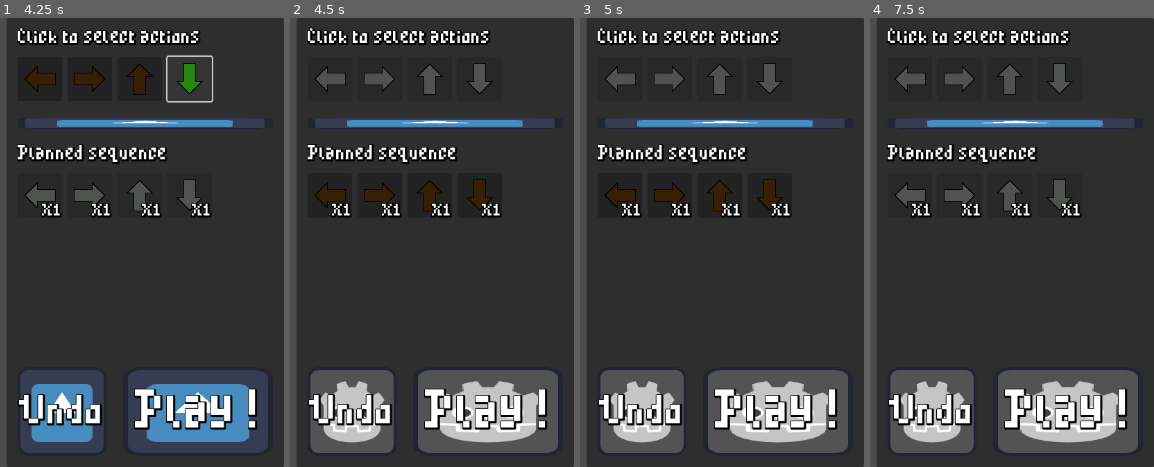
Above: before the commit, frames 1-4 (left to right).
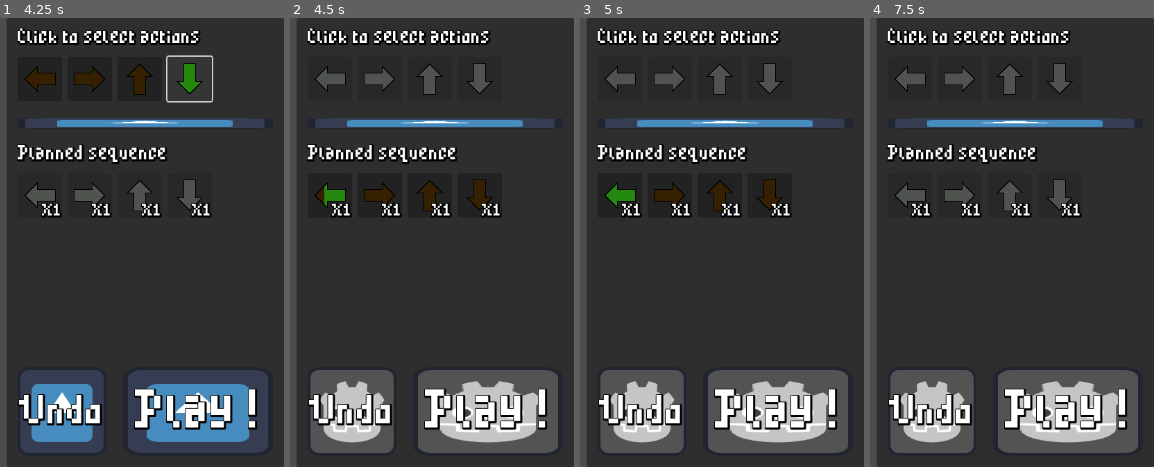
Above: after the commit, the same moments.

Repository: chrismeunier/EpicGameJam11
Game: Godot game, scene res://interface/controls.tscn
Two runs of this game, one before a commit and one after it. Both use one fixed random seed, a clock stepped at 60 frames per second and the inputs below. This scene is started directly instead of the project's main scene. The engine's default icon, where the game draws it, is replaced by a stand-in: a white triangle on a blue panel in a dark square.
Inputs (mouse positions are in pixels of both pictures, inside the frame that each line leads up to):
- Up to frame 1 (4.25 s): tap Enter at 0.5 s; move the mouse to (59, 220) at 0.52 s; hold D (Right) 0.53-1.25 s; tap 2 at 0.6 s; click "0" at 1.25 s; click "1" at 2 s; click "2" at 2.75 s; click "3" at 3.5 s
- Up to frame 2 (4.5 s): click "Play !" at 4.25 s
- Up to frame 3 (5 s): no input
- Up to frame 4 (7.5 s): tap Enter every 0.75 s from 5 to 7.25 s; move the mouse to (outside the picture) at 5.02 s; hold S (Down) 5.03-5.78 s; tap 2 at 5.1, 6.05, 6.8 s; move the mouse to (outside the picture) at 5.77 s; hold D (Right) 5.78-6.53 s; hold Shift 5.78-6.53 s; move the mouse to (outside the picture) at 6.52 s; hold W (Up) 6.53-7.28 s; tap 3 at 6.6 s; move the mouse to (994, 309) at 7.27 s; hold A (Left) from 7.28 s (still down); tap 1 at 7.35 s

Frame 1 is identical in both runs. In frame 2, 0.2% of the frame differs, in the area x 11-20%, y 36-43%; in frame 3, 0.3%, in the area x 9-20%, y 36-43%; in frame 4, nothing differs.

Commit message:
State diagram for movement control drafted

Diff:
--- a/events.gd
+++ b/events.gd
@@ -8,6 +8,11 @@
 signal go_right
 signal go_up
 signal go_down
+
+# Signals to interact with the control panel
+signal to_select_mode
+signal movement_ended
+
 
 func _ready() -> void:
 	pass # Replace with function body.
--- a/interface/command_item.gd
+++ b/interface/command_item.gd
@@ -44,13 +44,17 @@
 func enable():
 	custom_disabled = false
 
+func play_click():
+	arrow.click()
 func _on_pressed() -> void:
-	arrow.click()
+	play_click()
 
+func play_hover_in():
+	arrow.hover_in()
+func _on_mouse_entered() -> void:
+	play_hover_in()
 
-func _on_mouse_entered() -> void:
-	arrow.hover_in()
-
-
+func play_hover_out():
+	arrow.hover_out()
 func _on_mouse_exited() -> void:
-	arrow.hover_out()
+	play_hover_out()
--- a/interface/command_sequence.gd
+++ b/interface/command_sequence.gd
@@ -23,6 +23,11 @@
 		return get_sequence()[-1]
 	return null
 
+func get_first_command_item() -> CommandItem:
+	if grid_container.get_child_count():
+		return get_sequence()[0]
+	return null
+
 func remove_last_command_item():
 	if grid_container.get_child_count():
 		var last_item = get_last_command_item()
@@ -39,6 +44,7 @@
 func enable_sequence():
 	for item in get_sequence():
 		item.custom_disabled = false
+		item.mouse_filter = MOUSE_FILTER_IGNORE
 
 func clear_sequence():
 	cmd_list = []
@@ -57,7 +63,12 @@
 		cmd_item.toggle_mode = true
 	cmd_list.append(id)
 
+func start_animation():
+	var item = get_first_command_item()
+	item.play_hover_in()
 
+func send_movement_direction():
+	trigger_movement(cmd_list.front())
 
 func trigger_movement(direction: int):
 	match direction:
@@ -73,3 +84,21 @@
 		DOWN:
 			# Events.go_down.emit()
 			print("Going down!")
+
+func should_loop() -> bool:
+	if get_first_command_item().label_x_value > 1:
+		return true
+	return false
+
+func decrement_current_command():
+	var current_command = get_first_command_item()
+	current_command.label_x_value = current_command.label_x_value - 1
+
+func pop_free_first_command():
+	cmd_list.pop_front()
+	var command_item = get_first_command_item()
+	command_item.call_deferred("queue_free")
+
+func is_not_over() -> bool:
+	print("Sequence over", len(cmd_list), get_sequence())
+	return bool(len(cmd_list))
--- a/interface/controls.gd
+++ b/interface/controls.gd
@@ -12,6 +12,8 @@
 func _ready() -> void:
 	command_sequence.clear_sequence()
 	command_select.add_command_to_sequence.connect(add_command_from_select)
+	Events.to_select_mode.connect(idle_to_select_moves)
+	Events.movement_ended.connect(to_ask_for_loop)
 
 func _disable_all_buttons() -> void:
 	command_select.disable_sequence()
@@ -44,11 +46,12 @@
 	#print(id)
 
 # INPUTS TO CHANGE STATES
-
+func idle_to_select_moves():
+	state_chart.send_event("start_selecting")
 func _on_inactive_state_input(event: InputEvent) -> void:
 	if event is InputEventKey:
 		if event.keycode == KEY_2:
-			state_chart.send_event("start_selecting")
+			Events.to_select_mode.emit()
 
 
 func _on_selecting_state_input(event: InputEvent) -> void:
@@ -75,5 +78,35 @@
 	_disable_all_buttons()
 
 
-func _on_playing_state_entered() -> void:
+# PLAYING STATES
+func _on_init_state_entered() -> void:
 	command_sequence.enable_sequence()
+	# maybe await on some signal...
+	state_chart.send_event("move")
+
+
+func _on_signal_to_move_state_entered() -> void:
+	command_sequence.start_animation()
+	command_sequence.send_movement_direction() #TODO
+
+
+func to_ask_for_loop():
+	state_chart.send_event("ask_for_loop")
+func _on_repeat_state_entered() -> void:
+	if command_sequence.should_loop(): #TODO
+		state_chart.send_event("count_down")
+	else:
+		state_chart.send_event("no_repeat")
+
+
+func _on_decrement_state_entered() -> void:
+	command_sequence.decrement_current_command()
+	state_chart.send_event("go_to_next")
+
+
+func _on_next_move_state_entered() -> void:
+	command_sequence.pop_free_first_command()
+	if command_sequence.is_not_over():
+		state_chart.send_event("move")
+	else:
+		state_chart.send_event("finished")
--- a/interface/controls.tscn
+++ b/interface/controls.tscn
@@ -153,8 +153,9 @@
 metadata/_custom_type_script = "uid://cf1nsco3w0mf6"
 
 [node name="Playing" type="Node" parent="StateChart/CompoundState"]
-script = ExtResource("8_65j56")
-metadata/_custom_type_script = "uid://cytafq8i1y8qm"
+script = ExtResource("7_mi4ox")
+initial_state = NodePath("Init")
+metadata/_custom_type_script = "uid://jk2jm1g6q853"
 
 [node name="ToInactive" type="Node" parent="StateChart/CompoundState/Playing"]
 script = ExtResource("9_bnwvy")
@@ -162,6 +163,79 @@
 event = &"end_game"
 delay_in_seconds = "0.0"
 metadata/_custom_type_script = "uid://cf1nsco3w0mf6"
+
+[node name="Init" type="Node" parent="StateChart/CompoundState/Playing"]
+script = ExtResource("8_65j56")
+metadata/_custom_type_script = "uid://cytafq8i1y8qm"
+
+[node name="ToMove" type="Node" parent="StateChart/CompoundState/Playing/Init"]
+script = ExtResource("9_bnwvy")
+to = NodePath("../../SignalToMove")
+event = &"move"
+delay_in_seconds = "0.0"
+metadata/_custom_type_script = "uid://cf1nsco3w0mf6"
+
+[node name="SignalToMove" type="Node" parent="StateChart/CompoundState/Playing"]
+script = ExtResource("8_65j56")
+metadata/_custom_type_script = "uid://cytafq8i1y8qm"
+
+[node name="ToRep" type="Node" parent="StateChart/CompoundState/Playing/SignalToMove"]
+script = ExtResource("9_bnwvy")
+to = NodePath("../../Repeat")
+event = &"ask_for_loop"
+delay_in_seconds = "0.0"
+metadata/_custom_type_script = "uid://cf1nsco3w0mf6"
+
+[node name="Repeat" type="Node" parent="StateChart/CompoundState/Playing"]
+script = ExtResource("8_65j56")
+metadata/_custom_type_script = "uid://cytafq8i1y8qm"
+
+[node name="ToDecrement" type="Node" parent="StateChart/CompoundState/Playing/Repeat"]
+script = ExtResource("9_bnwvy")
+to = NodePath("../../Decrement")
+event = &"count_down"
+delay_in_seconds = "0.0"
+metadata/_custom_type_script = "uid://cf1nsco3w0mf6"
+
+[node name="ToNext" type="Node" parent="StateChart/CompoundState/Playing/Repeat"]
+script = ExtResource("9_bnwvy")
+to = NodePath("../../NextMove")
+event = &"no_repeat"
+delay_in_seconds = "0.0"
+metadata/_custom_type_script = "uid://cf1nsco3w0mf6"
+
+[node name="Decrement" type="Node" parent="StateChart/CompoundState/Playing"]
+script = ExtResource("8_65j56")
+metadata/_custom_type_script = "uid://cytafq8i1y8qm"
+
+[node name="ToNext" type="Node" parent="StateChart/CompoundState/Playing/Decrement"]
+script = ExtResource("9_bnwvy")
+to = NodePath("../../NextMove")
+event = &"go_to_next"
+delay_in_seconds = "0.0"
+metadata/_custom_type_script = "uid://cf1nsco3w0mf6"
+
+[node name="NextMove" type="Node" parent="StateChart/CompoundState/Playing"]
+script = ExtResource("8_65j56")
+metadata/_custom_type_script = "uid://cytafq8i1y8qm"
+
+[node name="ToMove" type="Node" parent="StateChart/CompoundState/Playing/NextMove"]
+script = ExtResource("9_bnwvy")
+to = NodePath("../../SignalToMove")
+event = &"move"
+delay_in_seconds = "0.0"
+metadata/_custom_type_script = "uid://cf1nsco3w0mf6"
+
+[node name="ToEnd" type="Node" parent="StateChart/CompoundState/Playing/NextMove"]
+script = ExtResource("9_bnwvy")
+to = NodePath("../../SignalToMove")
+event = &"finished"
+delay_in_seconds = "0.0"
+metadata/_custom_type_script = "uid://cf1nsco3w0mf6"
+
+[node name="End" type="Node" parent="StateChart/CompoundState/Playing"]
+script = ExtResource("8_65j56")
+metadata/_custom_type_script = "uid://cytafq8i1y8qm"
 
 [connection signal="pressed" from="PanelContainer/MainMarginContainer/MainVerticalLayout/HBoxContainer/UndoButton" to="." method="_on_undo_button_pressed"]
 [connection signal="pressed" from="PanelContainer/MainMarginContainer/MainVerticalLayout/HBoxContainer/PlayButton" to="." method="_on_play_button_pressed"]
@@ -170,5 +244,9 @@
 [connection signal="state_entered" from="StateChart/CompoundState/Selecting" to="." method="_on_selecting_state_entered"]
 [connection signal="state_exited" from="StateChart/CompoundState/Selecting" to="." method="_on_selecting_state_exited"]
 [connection signal="state_input" from="StateChart/CompoundState/Selecting" to="." method="_on_selecting_state_input"]
-[connection signal="state_entered" from="StateChart/CompoundState/Playing" to="." method="_on_playing_state_entered"]
 [connection signal="state_input" from="StateChart/CompoundState/Playing" to="." method="_on_playing_state_input"]
+[connection signal="state_entered" from="StateChart/CompoundState/Playing/Init" to="." method="_on_init_state_entered"]
+[connection signal="state_entered" from="StateChart/CompoundState/Playing/SignalToMove" to="." method="_on_signal_to_move_state_entered"]
+[connection signal="state_entered" from="StateChart/CompoundState/Playing/Repeat" to="." method="_on_repeat_state_entered"]
+[connection signal="state_entered" from="StateChart/CompoundState/Playing/Decrement" to="." method="_on_decrement_state_entered"]
+[connection signal="state_entered" from="StateChart/CompoundState/Playing/NextMove" to="." method="_on_next_move_state_entered"]
